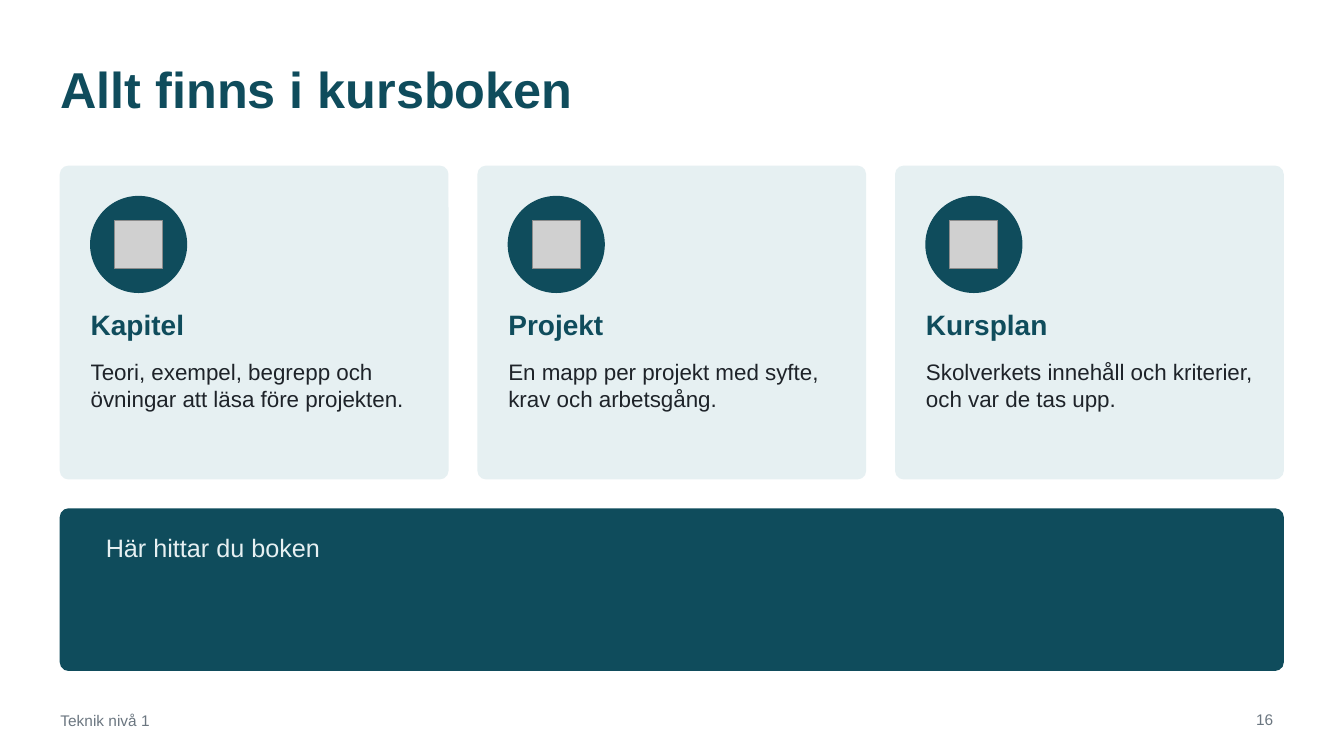
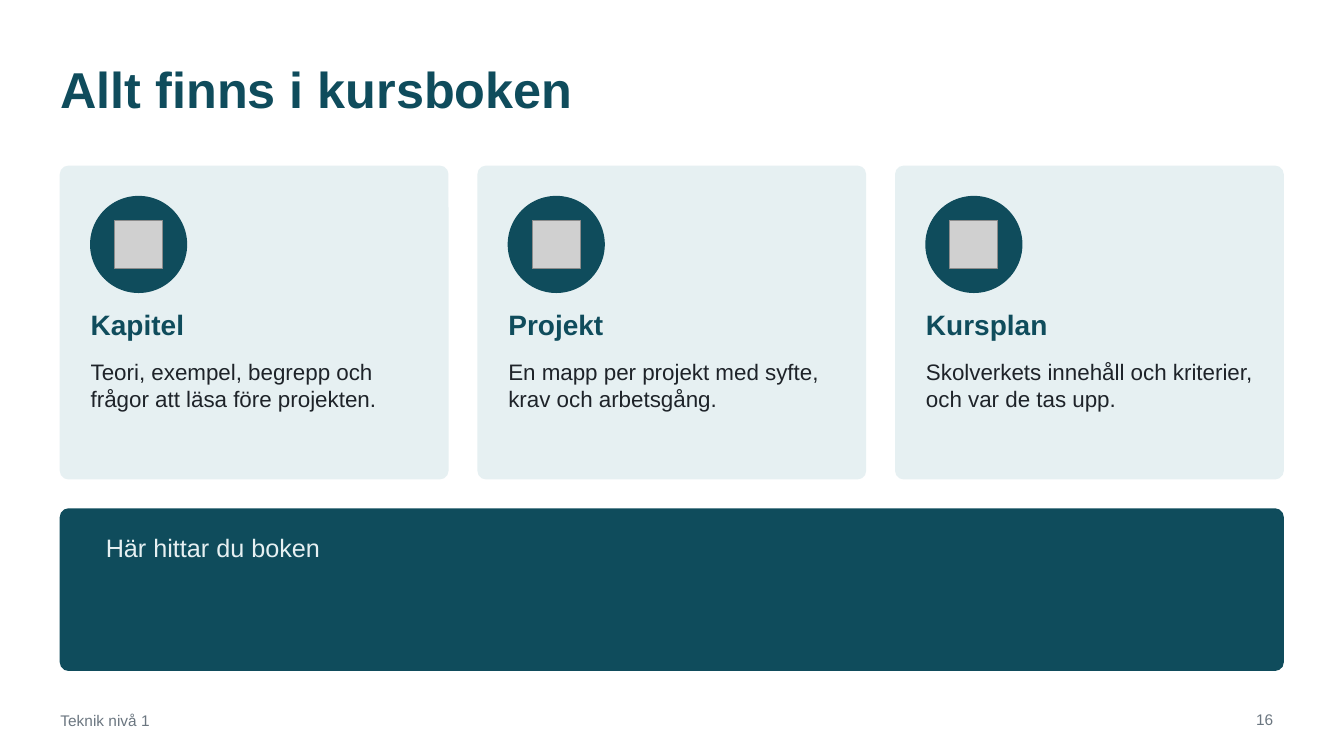
Before and after one commit to abbindustrigymnasium/teknik1, a slide deck: slide 16 of Teknik 1 - Kurspresentation.pptx. Drawn at 1344x756 pixels with LibreOffice and Linux fonts; fonts in the diff are those of the drawing; grey boxes stand for pictures. Boxes give left, top, right and bottom in pixels: in the first picture for what was removed or moved away, otherwise in the second. Text is boxed around its words. In the diff, an @@ line names an element or a change of style, - is before the commit and + after.

```diff
--- a/Teknik 1 - Kurspresentation.pptx
+++ b/Teknik 1 - Kurspresentation.pptx
@@ text at [91, 363, 376, 412]: text changed @@
-Teori, exempel, begrepp och övningar att läsa före projekten.
+Teori, exempel, begrepp och frågor att läsa före projekten.
```
Also in this commit, not shown: 4 other slides changed, 16 other files.
